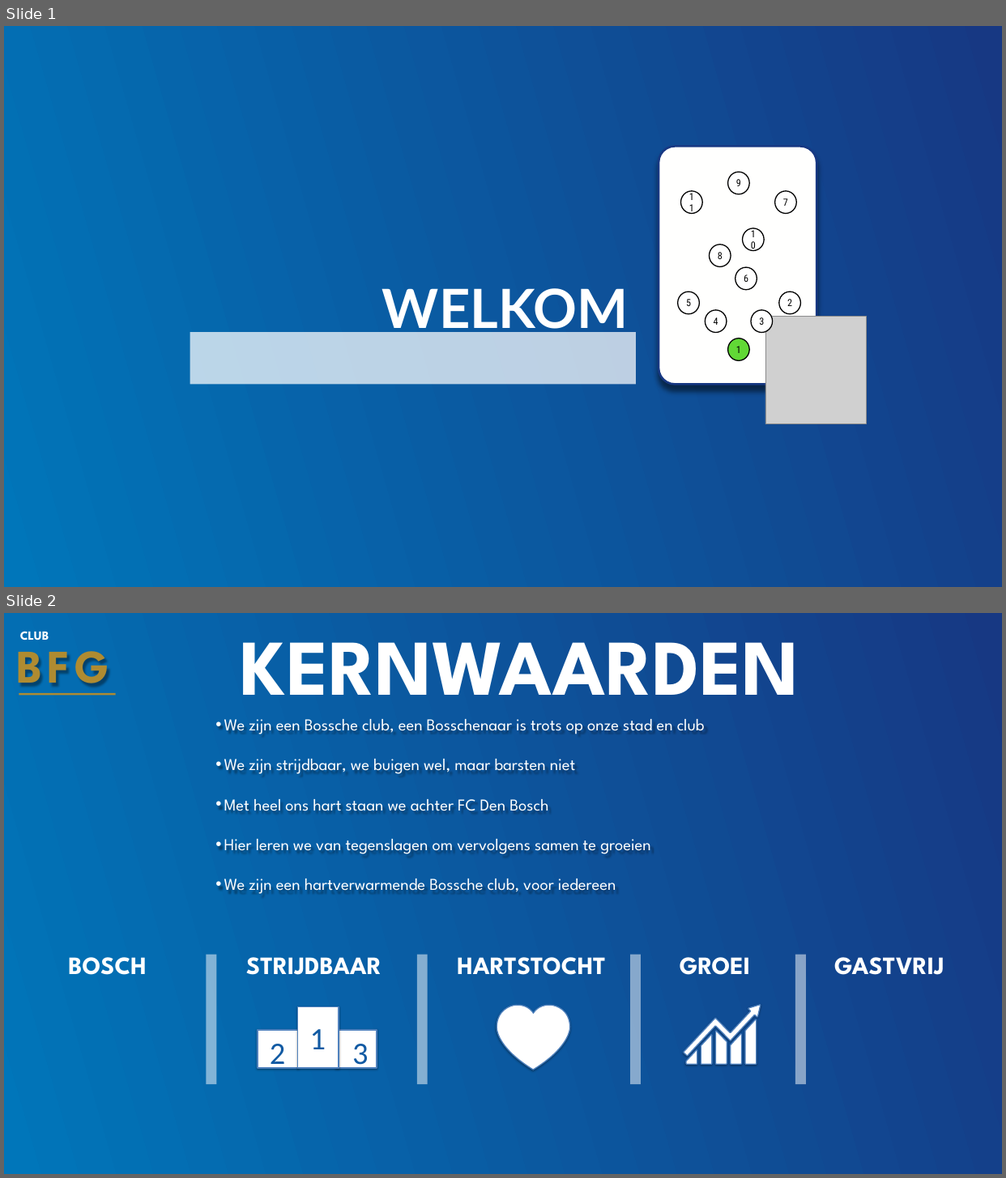
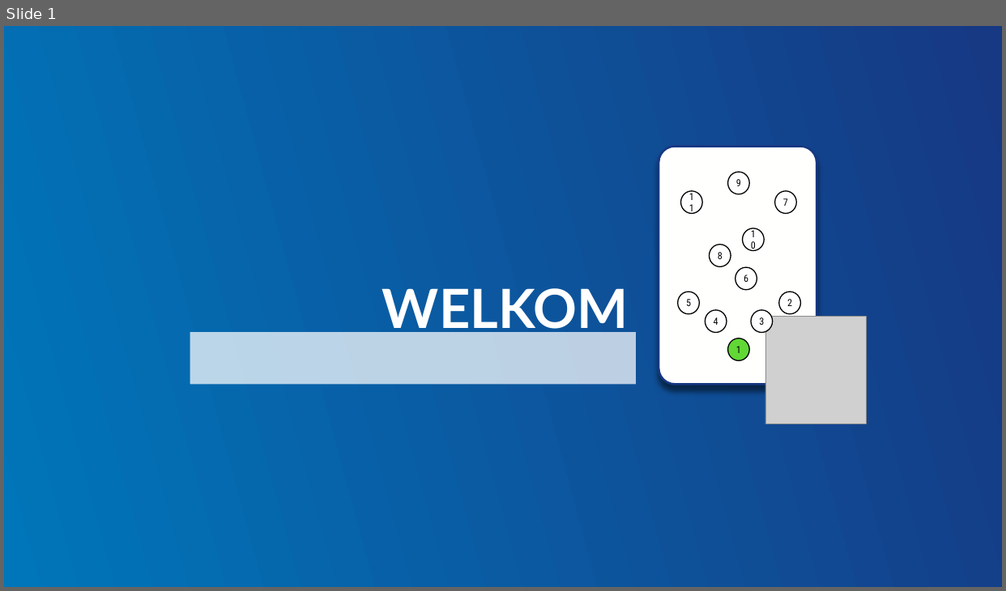
Before and after one commit to RoelandKramer/ScoutTemplateProject, a slide deck: Template/1 Goalkeeper Scouting FC Den Bosch (NL).pptx. Shown one above the other, each under a label of ours: slides 1 and 2 before the commit, slide 1 after it. The pictures are 1006x1178 and 1006x591 pixels, drawn with LibreOffice and Linux fonts; fonts in the diff are those of the drawing; grey boxes stand for pictures; background and template pictures are left out. Boxes give left, top, right and bottom in pixels: in the first picture for what was removed or moved away, otherwise in the second. Text is boxed around its words. In the diff, an @@ line names an element or a change of style, - is before the commit and + after.

```diff
--- a/Template/1 Goalkeeper Scouting FC Den Bosch (NL).pptx
+++ b/Template/1 Goalkeeper Scouting FC Den Bosch (NL).pptx
@@ slide 2 removed at [4,613,1002,1174], background gradient #173883 to #0076BA @@
@@ text removed at [17,636,109,696] @@
-BFG
@@ text removed at [20,631,49,640] @@
-CLUB
@@ text removed at [241,642,799,695] @@
-KERNWAARDEN
@@ line removed from (19, 694) to (116, 694) @@
@@ text removed at [224,719,705,894] @@
-  • We zijn een Bossche club, een Bosschenaar is trots op onze stad en club
-  • We zijn strijdbaar, we buigen wel, maar barsten niet
-  • Met heel ons hart staan we achter FC Den Bosch
-  • Hier leren we van tegenslagen om vervolgens samen te groeien
-  • We zijn een hartverwarmende Bossche club, voor iedereen
@@ text removed at [68,957,147,975] @@
-BOSCH
@@ line removed from (211, 1084) to (211, 955) @@
@@ text removed at [246,957,381,975] @@
-STRIJDBAAR
@@ line removed from (422, 1084) to (422, 955) @@
@@ text removed at [457,957,605,975] @@
-HARTSTOCHT
@@ line removed from (635, 1084) to (635, 955) @@
@@ text removed at [680,957,750,975] @@
-GROEI
@@ line removed from (800, 1084) to (800, 955) @@
@@ text removed at [834,957,944,975] @@
-GASTVRIJ
@@ rectangle removed at [298,1007,339,1068] @@
@@ freeform shape removed at [496,1005,569,1070] @@
@@ freeform shape removed at [684,1005,761,1064] @@
@@ rectangle removed at [258,1030,298,1068] @@
@@ text removed at [270,1044,285,1072] @@
-2
@@ text removed at [310,1029,326,1050] @@
-1
@@ rectangle removed at [336,1030,377,1068] @@
@@ text removed at [352,1044,368,1072] @@
-3
```
Also in this commit, not shown: 11 slides changed, 2 slides added, 1 other slide removed, 4 other files.
